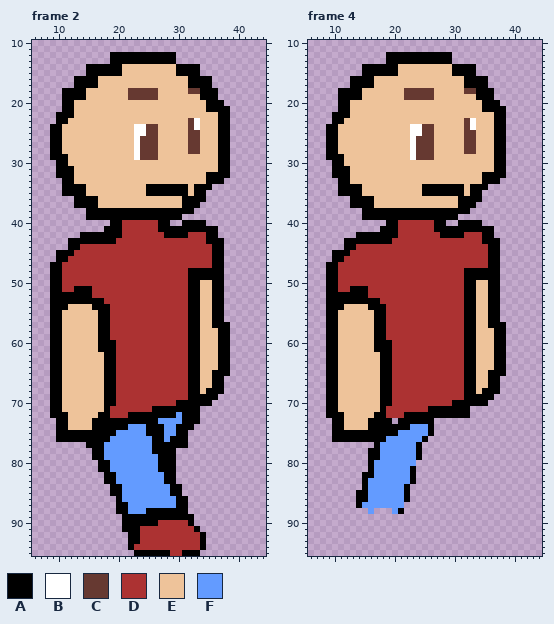
Pixel-art file: images/test/PlrSpriteTest/AnimationTesting/PlrFrontRightWalk.ase. This is how it looked before the edit.
48x96 pixels, 4 frames. Shown: frame 2: x 6..44, y 10..95; frame 4: x 6..44, y 10..95.
Visible layers, top first: "Pa/Feet", "Pa/Pants", "Pa/Shirt", "Pa/Head", "Whole".
Palette (. is transparent): A #000000  B #ffffff  C #663931  D #ac3232  E #eec39a  F #639bff
Pixels before, frame 2 (only the part around the change), first column x 6:
37 .......AAAAEEEEEEEEEEEEEEAAA...........
38 .........AAAAAAAAAAAAAAAAAA............
39 .........AAAAAAAAAAAAAAAA..............
40 .............AADDDDDDAA..AAAA..........
41 ............AAADDDDDDAAAAAAAAAA........
42 ........AAAAAAADDDDDDDAAAADDDAA........
43 ......AAAAAAAADDDDDDDDDDDDDDDAAA.......
44 ......AADDDDDDDDDDDDDDDDDDDDDDAA.......
45 ....AAADDDDDDDDDDDDDDDDDDDDDDDAA.......
46 ....AADDDDDDDDDDDDDDDDDDDDDDDDAA.......
47 ...AADDDDDDDDDDDDDDDDDDDDDDDDDAA.......
48 ...AADDDDDDDDDDDDDDDDDDDDDAAAAAA.......
49 ...AADDDDDDDDDDDDDDDDDDDDDAAAAAA.......
50 ...AADDDDDDDDDDDDDDDDDDDDDAAEEAA.......
51 ...AADDAAADDDDDDDDDDDDDDDDAAEEAA.......
52 ...AAAAAAADDDDDDDDDDDDDDDDAAEEAA.......
53 ...AAAAAAAAADDDDDDDDDDDDDDAAEEAA.......
54 ...AAAEEEEAAADDDDDDDDDDDDDAAEEAA.......
55 ...AAEEEEEEAADDDDDDDDDDDDDAAEEAA.......
56 ...AAEEEEEEAADDDDDDDDDDDDDAAEEAA.......
57 ...AAEEEEEEAADDDDDDDDDDDDDAAEEAAA......
58 ...AAEEEEEEAADDDDDDDDDDDDDAAEEEAA......
59 ...AAEEEEEEAADDDDDDDDDDDDDAAEEEAA......
60 ...AAEEEEEEAAADDDDDDDDDDDDAAEEEAA......
61 ...AAEEEEEEAAADDDDDDDDDDDDAAEEEAA......
62 ...AAEEEEEEEAADDDDDDDDDDDDAAEEEAA......
63 ...AAEEEEEEEAADDDDDDDDDDDDAAEEEAA......
64 ...AAEEEEEEEAADDDDDDDDDDDDAAEEEAA......
65 ...AAEEEEEEEAADDDDDDDDDDDDAAEEAAA......
66 ...AAEEEEEEEAADDDDDDDDDDDDAAEEAA.......
67 ...AAEEEEEEEAADDDDDDDDDDDDAAEEAA.......
68 ...AAEEEEEEEAADDDDDDDDDDDDAAEAAA.......
69 ...AAEEEEEEEAADDDDDDDDDDDDAAAAA........
70 ...AAEEEEEEEAADDDDDDDDDDAAAAAA.........
71 ...AAEEEEEEEADDDDDDDAAAAAAAA...........
72 ...AAAEEEEEAADDDAAAAAAAAFAAA...........
73 ....AAEEEEAAAAAAAAAAAFFFFAAA...........
74 ....AAEEEEAAAAAAFFFAAAFFAAA............
75 ....AAAAAAAAAAFFFFFAAAFFAA.............
76 ....AAAAAAAAAFFFFFFFAAFAAA.............
77 .........AAAFFFFFFFFAAAAAA.............
78 ..........AAFFFFFFFFAAAA...............
79 ..........AAFFFFFFFFFAAA...............
80 ...........AAFFFFFFFFAAA...............
81 ...........AAFFFFFFFFAAA...............
82 ............AAFFFFFFFFAA...............
83 ............AAFFFFFFFFAA...............
84 .............AAFFFFFFFFAA..............
85 .............AAFFFFFFFFAA..............
86 ..............AFFFFFFFFFAA.............
87 ..............AAFFFFFFFFAA.............
88 ..............AAFFFAAAAAAA.............
89 ...............AAAAAAAAAAAA............
90 ...............AAAAAADDDDDA............
91 ...............AAADDDDDDDDDA...........
92 ................AADDDDDDDDDDA..........
93 ................AADDDDDDDDDDA..........
94 ................ADDDDDDDDDDDA..........
95 .................AAAAAADDAAA...........
Pixels before, frame 4 (only the part around the change), first column x 6:
29 ...AAAEEEEEEEEEEEBCCCEEEEEEEEEEAA......
30 ....AAEEEEEEEEEEEEEEEEEEEEEEEEEAA......
31 ....AAAEEEEEEEEEEEEEEEEEEEEEEEEAA......
32 ....AAAEEEEEEEEEEEEEEEEEEEEEEAAAA......
33 .....AAEEEEEEEEEEEEEEEEEEEEEEAAA.......
34 .....AAAAEEEEEEEEEEAAAAAAAEAAA.........
35 .....AAAAEEEEEEEEEEAAAAAAAEAA..........
36 .......AAAAEEEEEEEEEEEEEEAAAA..........
37 .......AAAAEEEEEEEEEEEEEEAAA...........
38 .........AAAAAAAAAAAAAAAAAA............
39 .........AAAAAAAAAAAAAAAA..............
40 .............AADDDDDDAA..AAAA..........
41 ............AAADDDDDDAAAAAAAAAA........
42 ........AAAAAAADDDDDDDAAAADDDAA........
43 ......AAAAAAAADDDDDDDDDDDDDDDAAA.......
44 ......AADDDDDDDDDDDDDDDDDDDDDDAA.......
45 ....AAADDDDDDDDDDDDDDDDDDDDDDDAA.......
46 ....AADDDDDDDDDDDDDDDDDDDDDDDDAA.......
47 ...AADDDDDDDDDDDDDDDDDDDDDDDDDAA.......
48 ...AADDDDDDDDDDDDDDDDDDDDDAAAAAA.......
49 ...AADDDDDDDDDDDDDDDDDDDDDAAAAAA.......
50 ...AADDDDDDDDDDDDDDDDDDDDDAAEEAA.......
51 ...AADDAAADDDDDDDDDDDDDDDDAAEEAA.......
52 ...AAAAAAADDDDDDDDDDDDDDDDAAEEAA.......
53 ...AAAAAAAAADDDDDDDDDDDDDDAAEEAA.......
54 ...AAAEEEEAAADDDDDDDDDDDDDAAEEAA.......
55 ...AAEEEEEEAADDDDDDDDDDDDDAAEEAA.......
56 ...AAEEEEEEAADDDDDDDDDDDDDAAEEAA.......
57 ...AAEEEEEEAADDDDDDDDDDDDDAAEEAAA......
58 ...AAEEEEEEAADDDDDDDDDDDDDAAEEEAA......
59 ...AAEEEEEEAADDDDDDDDDDDDDAAEEEAA......
60 ...AAEEEEEEAAADDDDDDDDDDDDAAEEEAA......
61 ...AAEEEEEEAAADDDDDDDDDDDDAAEEEAA......
62 ...AAEEEEEEEAADDDDDDDDDDDDAAEEEAA......
63 ...AAEEEEEEEAADDDDDDDDDDDDAAEEEAA......
64 ...AAEEEEEEEAADDDDDDDDDDDDAAEEEAA......
65 ...AAEEEEEEEAADDDDDDDDDDDDAAEEAAA......
66 ...AAEEEEEEEAADDDDDDDDDDDDAAEEAA.......
67 ...AAEEEEEEEAADDDDDDDDDDDDAAEEAA.......
68 ...AAEEEEEEEAADDDDDDDDDDDDAAEAAA.......
69 ...AAEEEEEEEAADDDDDDDDDDDDAAAAA........
70 ...AAEEEEEEEAADDDDDDDDDDAAAAAA.........
71 ...AAEEEEEEEADDDDDDDAAAAAAA............
72 ...AAAEEEEEAADDDAAAAAAAAAAA............
73 ....AAEEEEAAAA.AAAAAA..................
74 ....AAEEEEAAAAAAAFFFA..................
75 ....AAAAAAAAAAAFFFFFA..................
76 ....AAAAAAAAAFFFFFFA...................
77 ...........AFFFFFFA....................
78 ..........AAFFFFFFA....................
79 ..........AAFFFFFFA....................
80 ..........AFFFFFFF.....................
81 ..........AFFFFFFA.....................
82 .........AAFFFFFFA.....................
83 .........AFFFFFFFA.....................
84 .........AFFFFFFA......................
85 ........AAFFFFFFA......................
86 ........AAFFFFFFA......................
87 ........AFFFFFFF.......................
88 ..........F...FA.......................
89 .......................................
90 .......................................
91 .......................................
92 .......................................
93 .......................................
94 .......................................
95 .......................................
Once edited:
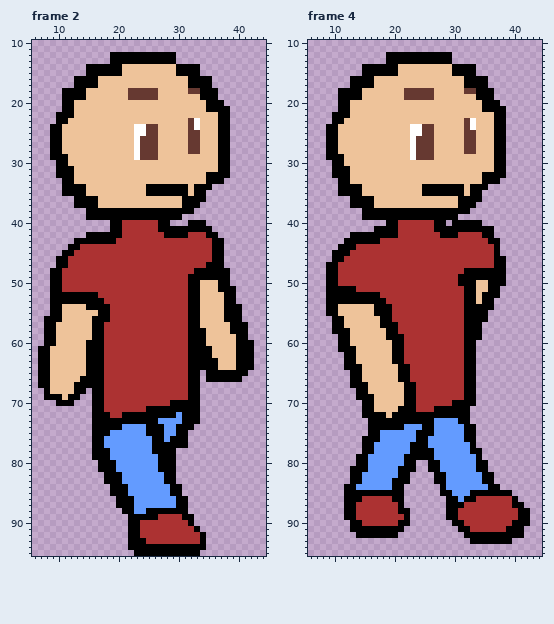
Author's note on the commit: added walking anim
The edit:
layer "Whole" now hidden
layer "Pa/Arms" now shown
Changed rows in their new state; - is an unchanged pixel.
Frame 2:
first column x 7:
40 ------------------------.-----------
41 -----------.-----------------.------
42 -------.----------------------------
43 -----.----------------------D-------
45 ---.--------------------------------
47 --.-A-----------------------A-------
48 -------------------------D-----A----
49 -------------------------------A----
50 -----------------------------E-A----
51 ------DDD--------------------E-AA---
52 ---------A-------------------EEAA---
53 -----------------------------EEAA---
54 ----E---A--------------------EEAAA--
55 -----------------------------EEAAA--
56 -A-------A-------------------EEAAA--
57 -A-E-----A-D-----------------EEEAAA-
58 -A-E-----A-D---------------A--EEAAA-
59 -A-E-----A-D---------------A--EEEAA-
60 -A-E----AA-DD--------------A--EEEAAA
61 AAEE----AA-DD--------------AA-EEEAAA
62 AAEE----AAADD--------------AA-EEEAAA
63 AAEE----AAADD--------------AAAEEEAAA
64 AAEE----AAADD--------------AAAEEEAAA
65 AAEE----AAADD--------------.A---AAA-
66 AAEE---AAAADD--------------.A--AAA--
67 AAEE--AAAAADD--------------....-----
68 -AEE--AA.AADD--------------....-----
69 -A---AA..AADD--------------...------
70 --.-AA...AADD---------A----..-------
71 --.......AAD------A-----------------
72 --.......A----A---------------------
73 ---......---------------------------
74 ---......-----F---------------------
75 ---......---F-----------------------
76 ---......--F------------------------
77 --------.---------------------------
78 -----------A------------------------
79 -----------A------------------------
80 ------------A-----------------------
81 ------------A-----------------------
82 -------------A----------------------
83 -------------A----------------------
84 --------------A---------------------
85 --------------A---------------------
86 --------------AA--------------------
87 ---------------A--------------------
88 -------------.-A--------------------
89 --------------.-----DDDD------------
90 --------------.--DDD----------------
91 --------------.---------------------
93 -----------------A------------------
94 ----------------AAAAAAAAAAA---------
95 ----------------------AA------------
Frame 4:
first column x 9:
40 ---------------------A------------
41 --------A-------------------------
42 ----A-----------------D-----------
43 ---------DD---------------D-------
44 --A------------------------D------
45 ---------------------------D------
46 ---------------------------D-A----
47 ---------------------------D-A----
48 -----------------------------A----
49 ----------------------A------A----
50 ----------------------A------A----
51 --AA-DD---------------------------
52 -------AA-----------------A-------
53 ---------A----------------A-.-----
54 --E----E--A--------------AA-.-----
55 ----------A--------------AA..-----
56 .-A-----E-A--------------AA..-----
57 .-A-----E-AA-------------A....----
58 .-AA----EEAA-------------A....----
59 ..AA----EEAAA------------A....----
60 ..AA----EEEAA------------.....----
61 ..AAA---EEEAA------------.....----
62 ...AA----EEAA------------.....----
63 ...AA----EEAA------------.....----
64 ...AAA---EEEAA-----------.....----
65 ....AA---EEEAA-----------.....----
66 ....AA---EEEAA-----------....-----
67 ....AAA--EEEEAA----------....-----
68 .....AA--EEEEAA----------....-----
69 .....AAA-EEEEAA----------...------
70 ......AA-EEEEAA----------..-------
71 ......AA-EEEAAA--D----------------
72 ......AA--EAA---------------------
73 -......----A------FFFFAA----------
74 -......------F--A-FFFFFAA---------
75 -......--FFF---AA-FFFFFAA---------
76 -.....---F-----A-FFFFFFAA---------
77 ------AAF-----A-AFFFFFFFA---------
78 ------A-F-----A-AAFFFFFFAA--------
79 -----AAFF----AA-AAFFFFFFFA--------
80 -----AAF-----AA--AAFFFFFFAA-------
81 ----AAAF----AA---AAFFFFFFAA-------
82 ----AAFF----AA.---AAFFFFFFAA------
83 ----AAF----AAA.---AAFFFFFFAA------
84 ---AAFF----AA.-----AFFFFFFFAA-----
85 ---AA--AAAAAA.-----AAFFFAAAAAAA---
86 ---AA-DDDDDAA.------AAFAADDDDDDA--
87 ---AADDDDDDDA-------AAADDDDDDDDAA-
88 ---AADDDDDDD-A------AADDDDDDDDDDAA
89 ---AADDDDDDDDA------AADDDDDDDDDDAA
90 ----AADDDDDDAA-------AADDDDDDDDAAA
91 ----AAAAAAAAA---------AADDDDDDAAA-
92 -----AAAAAAA-----------AAAAAAAAAA-
93 ------------------------AAAAAAA---
